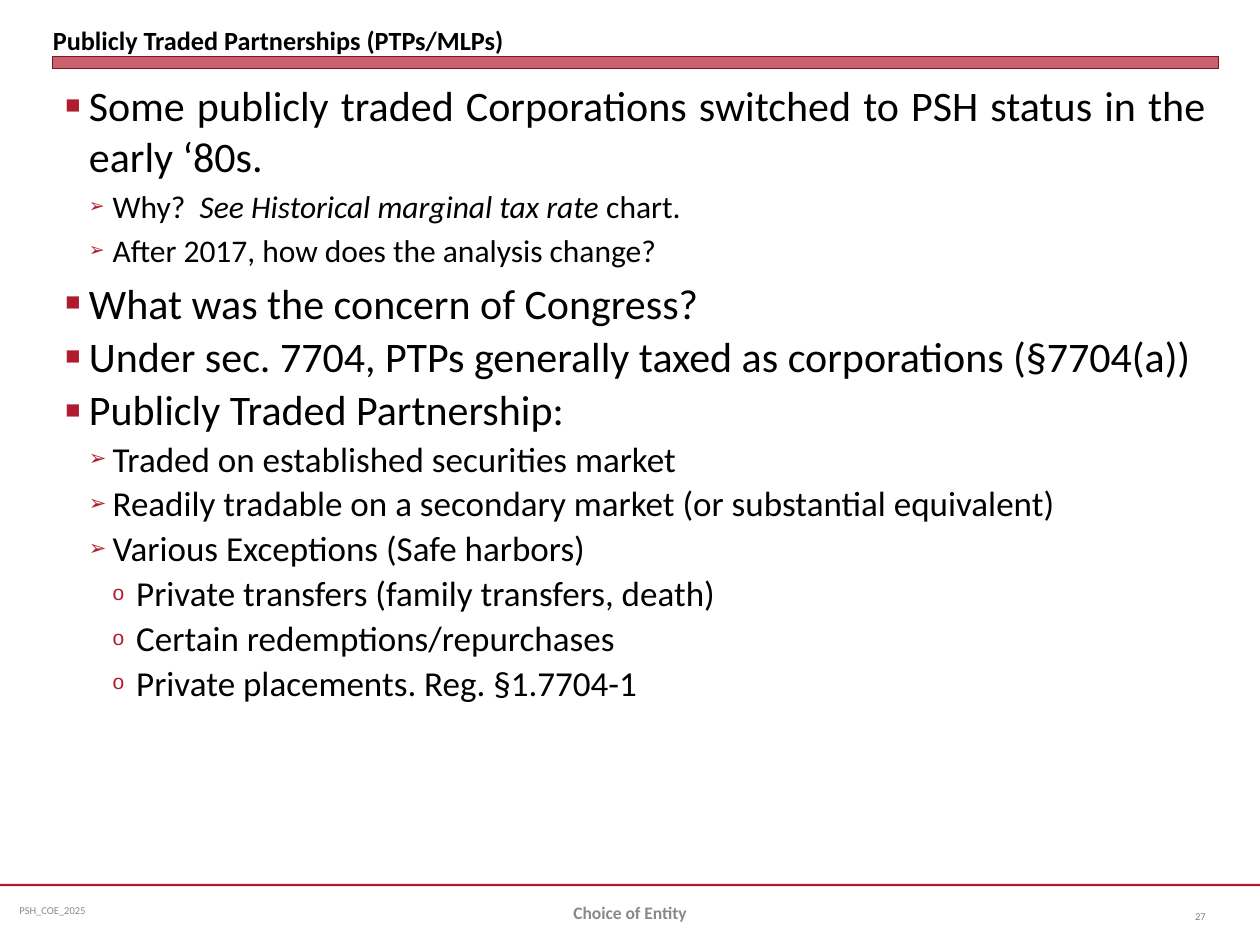
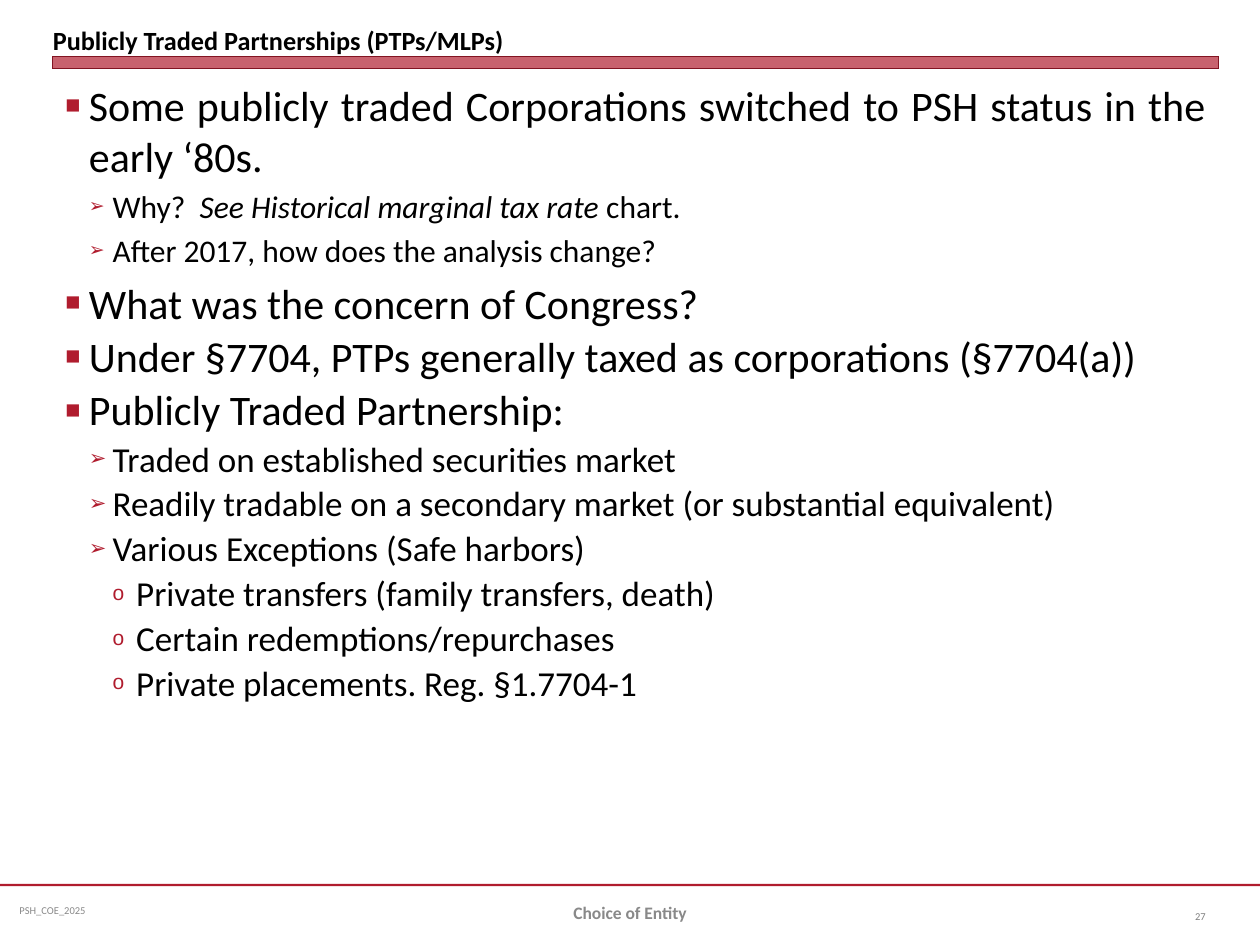
Before and after one commit to jmc877/Partnership-Tax, a slide deck: slide 27 of slides/PSH_COEntity_2025.pptx. Drawn at 1260x945 pixels with LibreOffice and Linux fonts; fonts in the diff are those of the drawing. Boxes give left, top, right and bottom in pixels: in the first picture for what was removed or moved away, otherwise in the second. Text is boxed around its words. In the diff, an @@ line names an element or a change of style, - is before the commit and + after.

```diff
--- a/slides/PSH_COEntity_2025.pptx
+++ b/slides/PSH_COEntity_2025.pptx
@@ text at (89,341,1136,380): text changed @@
-■ Under sec. 7704, PTPs generally taxed as corporations (§7704(a))
+■ Under §7704, PTPs generally taxed as corporations (§7704(a))
```
Also in this commit, not shown: 3 other slides changed, 1 other file.
